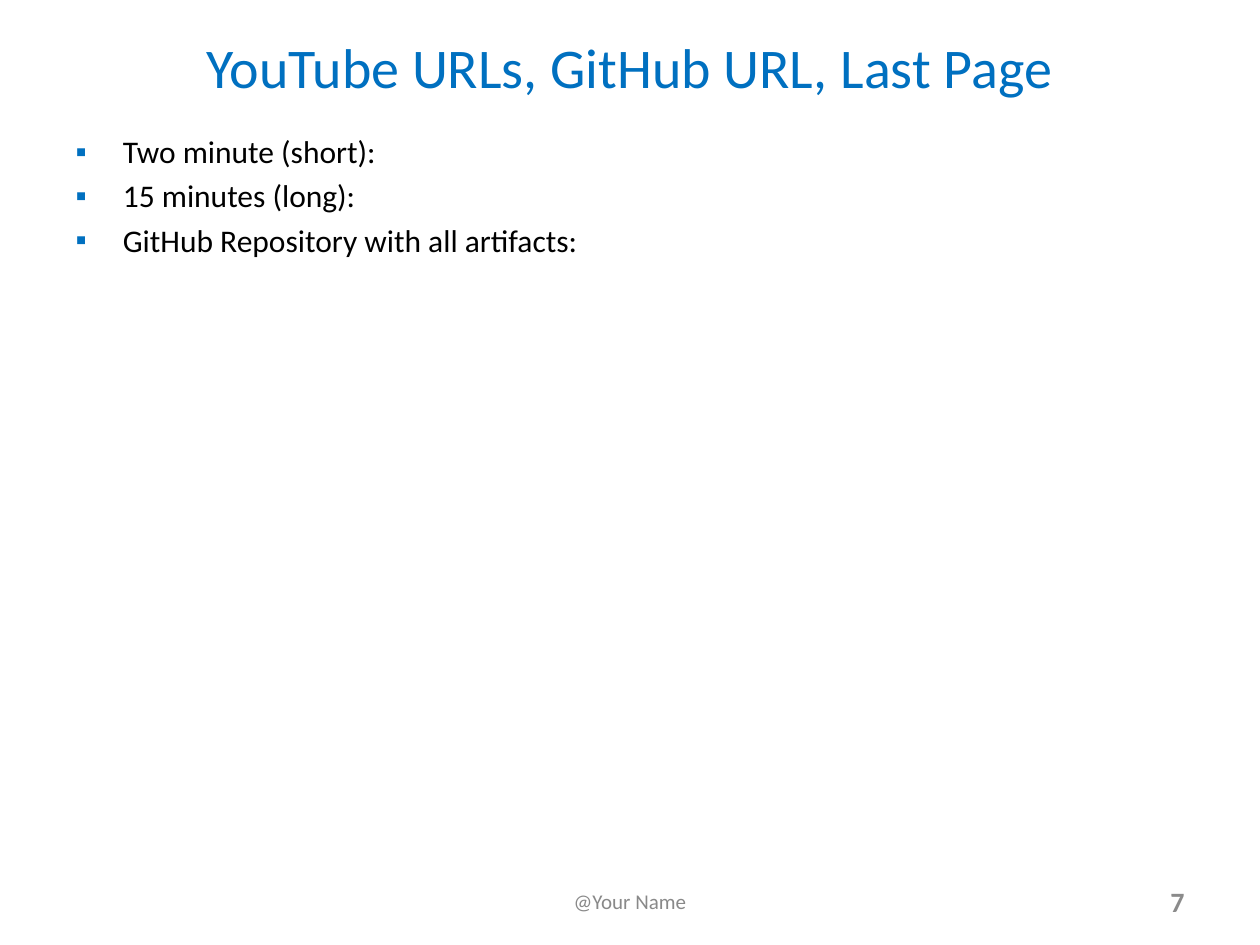
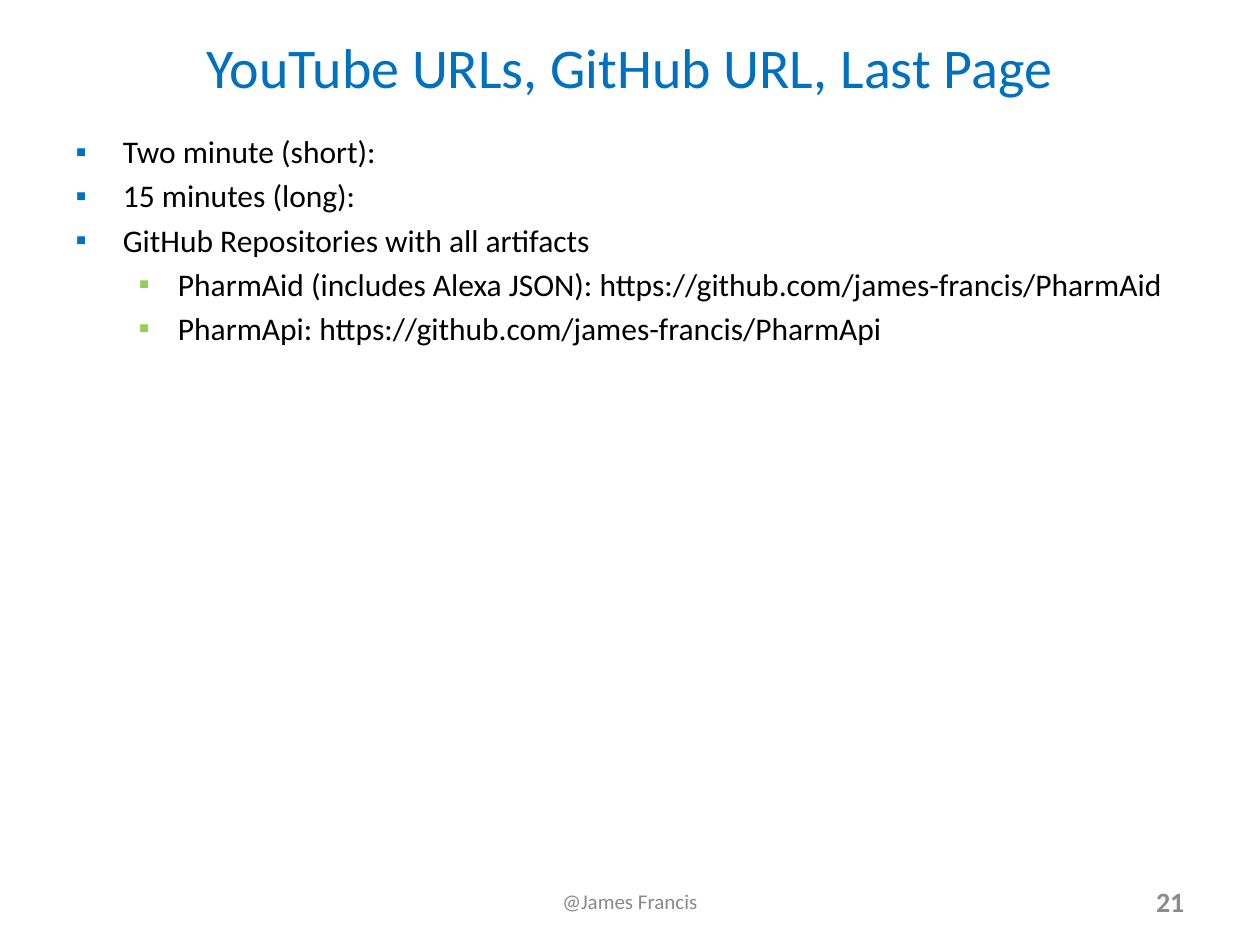
Before and after one commit to james-francis/DeepAzure-FinalProject, a slide deck: slide 21 of Alexa_JamesFrancis_Presentation.pptx (slide 7 before the commit). Drawn at 1260x945 pixels with LibreOffice and Linux fonts; fonts in the diff are those of the drawing. Boxes give left, top, right and bottom in pixels: in the first picture for what was removed or moved away, otherwise in the second. Text is boxed around its words. In the diff, an @@ line names an element or a change of style, - is before the commit and + after.

Commit message:
Updated slides

```diff
--- a/Alexa_JamesFrancis_Presentation.pptx
+++ b/Alexa_JamesFrancis_Presentation.pptx
@@ text at <box>123,230,1162,346</box>: text changed @@
-▪ GitHub Repository with all artifacts:
+▪ GitHub Repositories with all artifacts
+  ▪ PharmAid (includes Alexa JSON): https://github.com/james-francis/PharmAid
+  ▪ PharmApi: https://github.com/james-francis/PharmApi
@@ text at <box>562,894,697,912</box>: text changed @@
-@Your Name
+@James Francis
@@ page number at <box>1156,894,1184,912</box>: text changed @@
-7
+21
```
Also in this commit, not shown: 2 other slides changed, 14 slides added, 1 other file.
